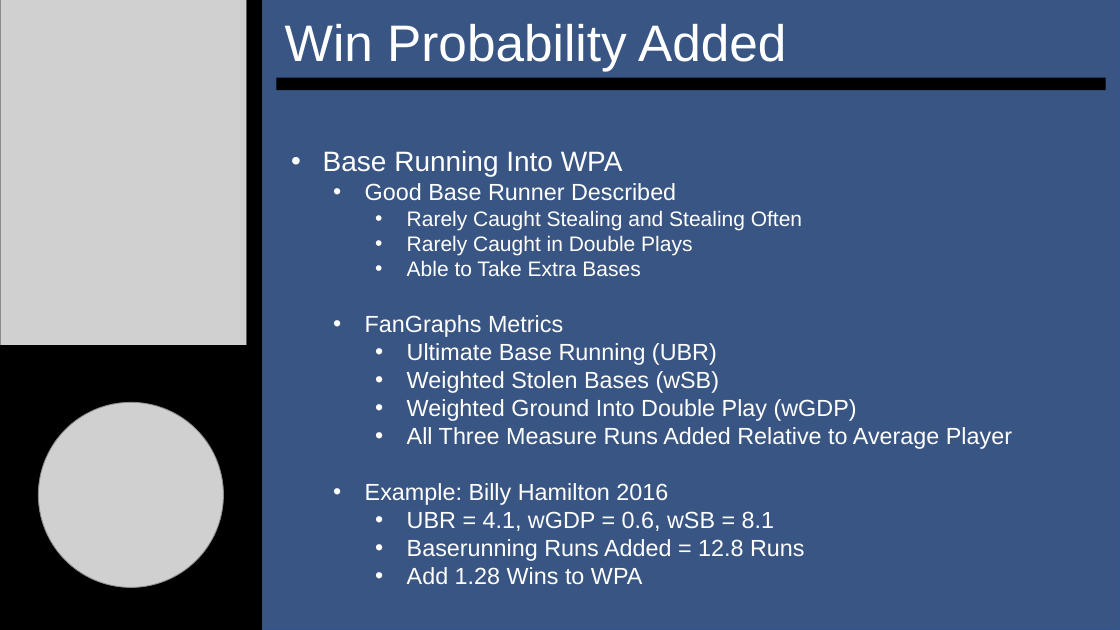
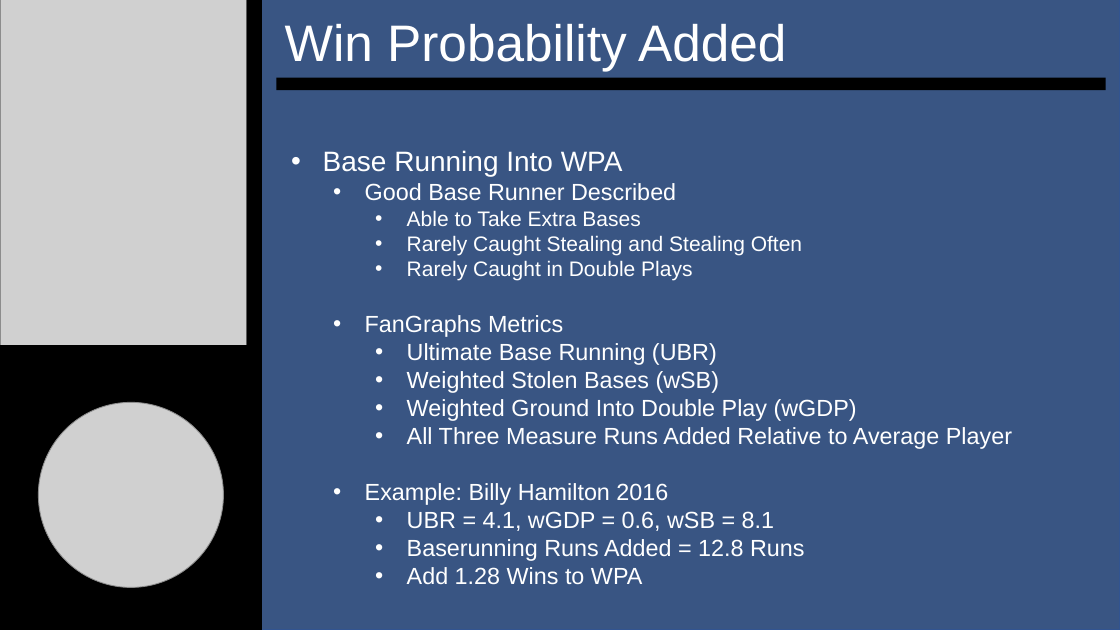
Before and after one commit to SuperMarioGiacomazzo/STOR538_WEBSITE, a slide deck: slide 6 of Slides/Baseball 6/Baseball_6_Lecture.pptx. Drawn at 1120x630 pixels with LibreOffice and Linux fonts; fonts in the diff are those of the drawing; grey boxes stand for pictures. Boxes give left, top, right and bottom in pixels: in the first picture for what was removed or moved away, otherwise in the second. Text is boxed around its words. In the diff, an @@ line names an element or a change of style, - is before the commit and + after.

```diff
--- a/Slides/Baseball 6/Baseball_6_Lecture.pptx
+++ b/Slides/Baseball 6/Baseball_6_Lecture.pptx
@@ text at bbox=[407, 210, 640, 226]: paragraph added @@
+    • Able to Take Extra Bases
@@ text at bbox=[407, 260, 640, 276]: paragraph removed @@
-    • Able to Take Extra Bases
```
Also in this commit, not shown: 1 other slide changed, 5 other files.
